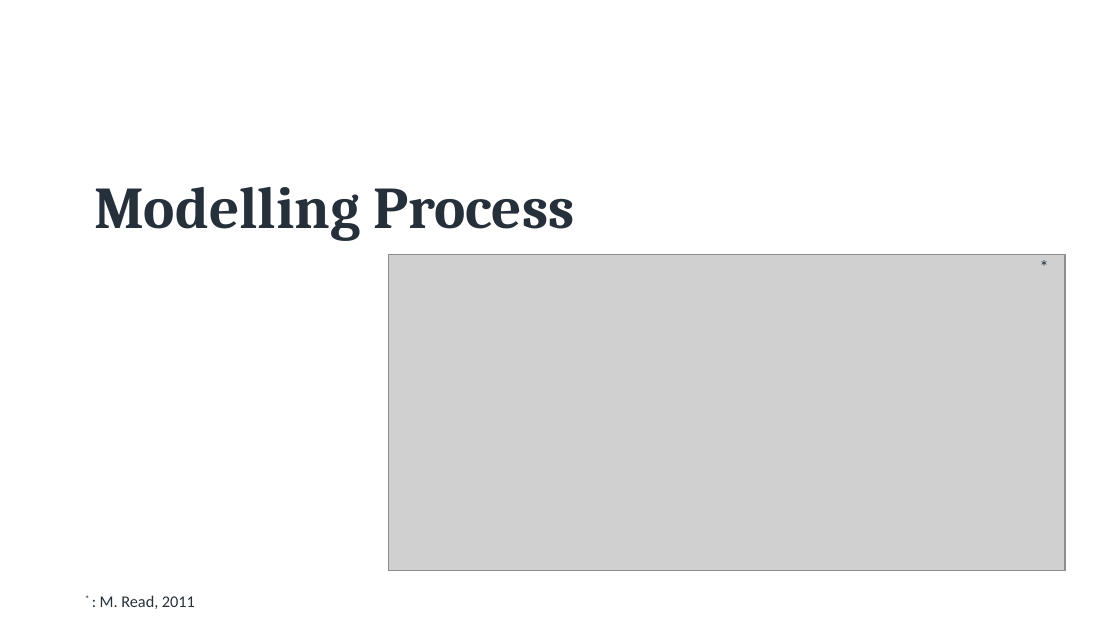
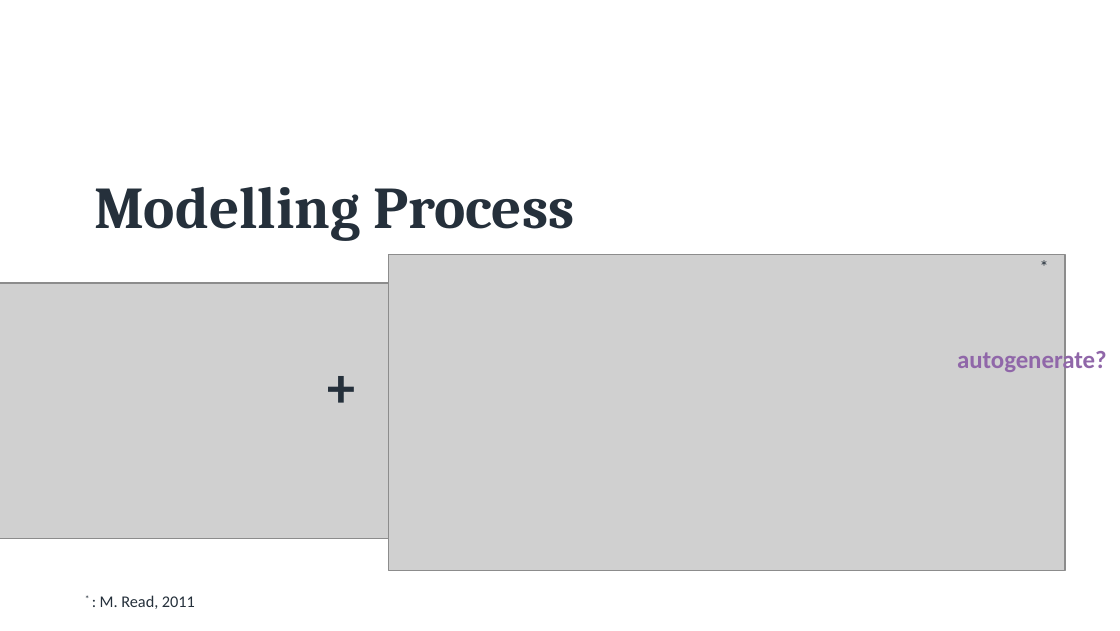
Before and after one commit to Oliver-Binns/PRIY, a slide deck: slide 10 of Presentation/Final/Presentation.pptx. Drawn at 1120x631 pixels with LibreOffice and Linux fonts; fonts in the diff are those of the drawing; grey boxes stand for pictures; background and template pictures are left out. Boxes give left, top, right and bottom in pixels: in the first picture for what was removed or moved away, otherwise in the second. Text is boxed around its words. In the diff, an @@ line names an element or a change of style, - is before the commit and + after.

Commit message:
Updated presentation slides.

```diff
--- a/Presentation/Final/Presentation.pptx
+++ b/Presentation/Final/Presentation.pptx
@@ picture added at [0,283,389,539] @@
@@ text added at [279,346,404,424], 36 pt, text #25303B, bold @@
++
@@ text added at [957,348,1107,374], 16 pt, text #9067A9, bold @@
+autogenerate?
```
Also in this commit, not shown: 2 other slides changed, 1 other file.
